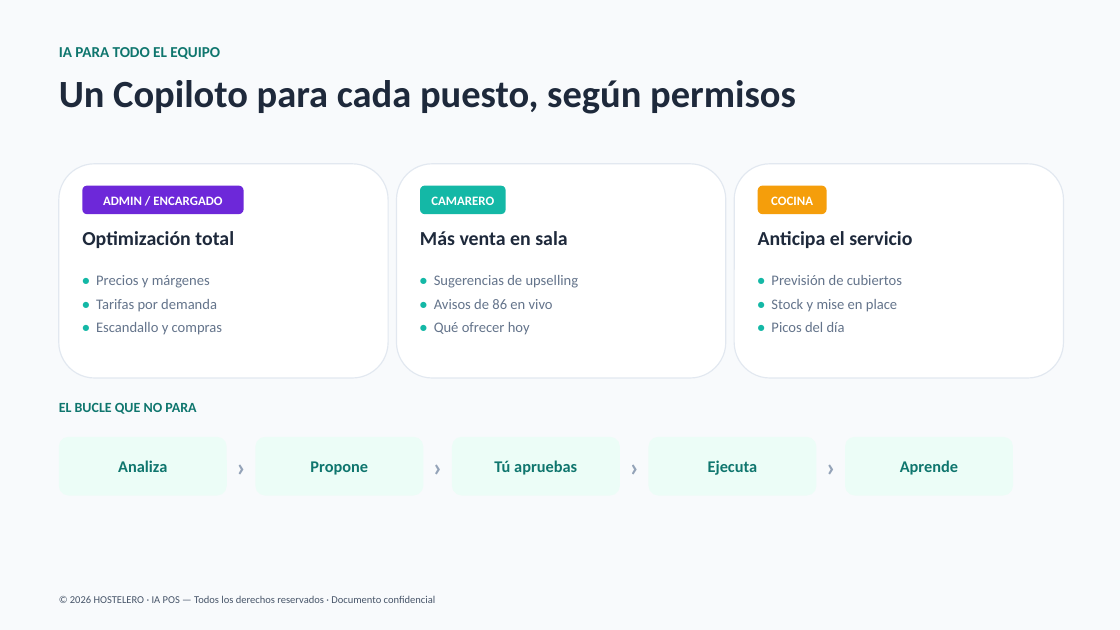
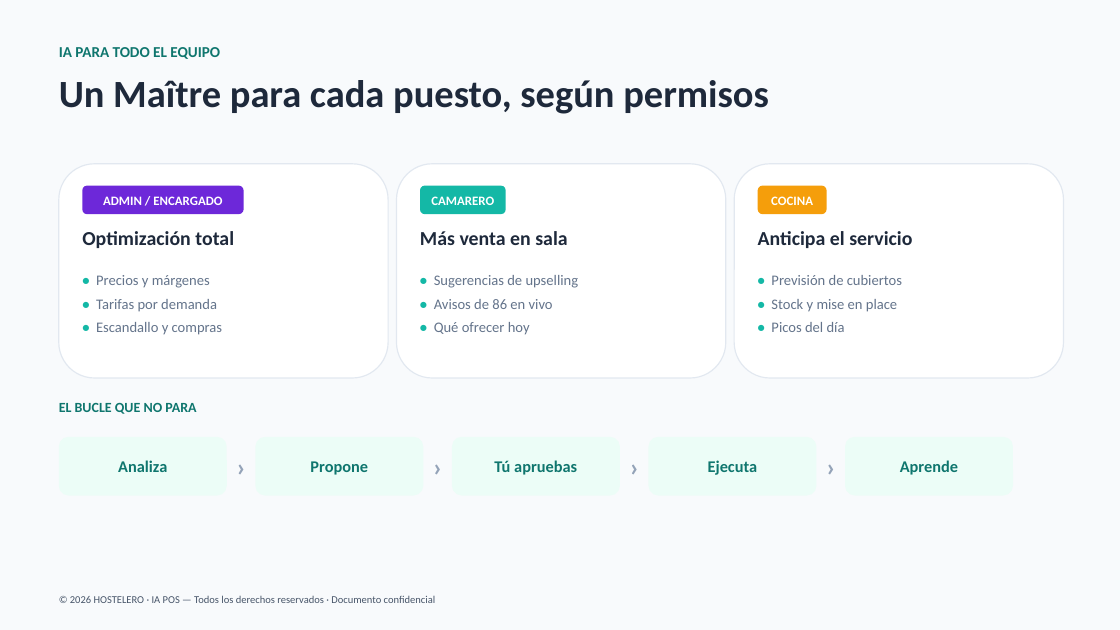
Before and after one commit to joanserramiret/HOSTELERO, a slide deck: slide 6 of HOSTELERO-Presentacion.pptx. Drawn at 1120x630 pixels with LibreOffice and Linux fonts; fonts in the diff are those of the drawing. Boxes give left, top, right and bottom in pixels: in the first picture for what was removed or moved away, otherwise in the second. Text is boxed around its words. In the diff, an @@ line names an element or a change of style, - is before the commit and + after.

```diff
--- a/HOSTELERO-Presentacion.pptx
+++ b/HOSTELERO-Presentacion.pptx
@@ text at (x1=59, y1=80, x2=769, y2=114): text changed @@
-Un Copiloto para cada puesto, según permisos
+Un Maître para cada puesto, según permisos
```
Also in this commit, not shown: 7 other slides changed, 10 other files.
